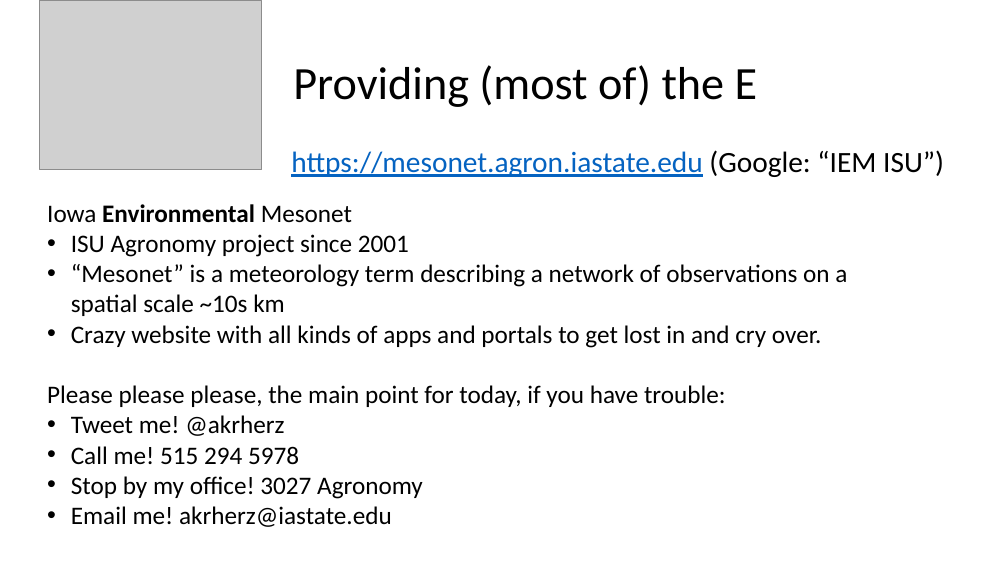
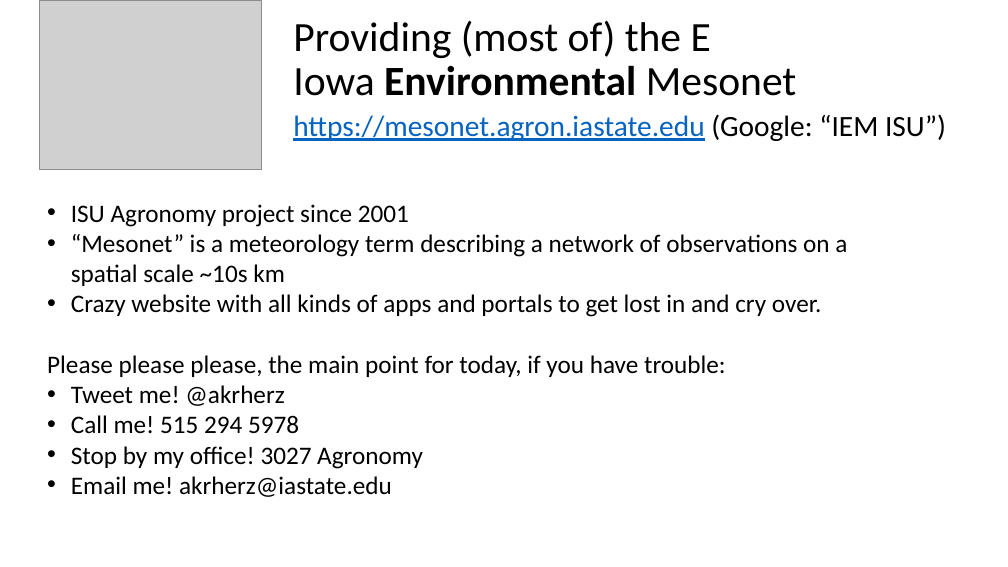
Before and after one commit to akrherz/akrherz, a slide deck: slide 3 of presentations/200205_agron600b/herzmann_600b.pptx. Drawn at 1008x567 pixels with LibreOffice and Linux fonts; fonts in the diff are those of the drawing; grey boxes stand for pictures. Boxes give left, top, right and bottom in pixels: in the first picture for what was removed or moved away, otherwise in the second. Text is boxed around its words. In the diff, an @@ line names an element or a change of style, - is before the commit and + after.

Commit message:
WIP save

```diff
--- a/presentations/200205_agron600b/herzmann_600b.pptx
+++ b/presentations/200205_agron600b/herzmann_600b.pptx
@@ title at (x1=293, y1=20, x2=797, y2=96): text changed; size 44 to 39.6 pt @@
-Providing (most of) the E
+Providing (most of) the E
+Iowa Environmental Mesonet
@@ text "https://mesonet.agron.iastate.edu (Google: “IEM ISU”)" moved from (x1=291, y1=150, x2=944, y2=177) to (x1=293, y1=114, x2=946, y2=141) @@
@@ text at (x1=47, y1=204, x2=352, y2=223): paragraph removed @@
-Iowa Environmental Mesonet
```
Also in this commit, not shown: 1 other slide changed, 15 slides added.
